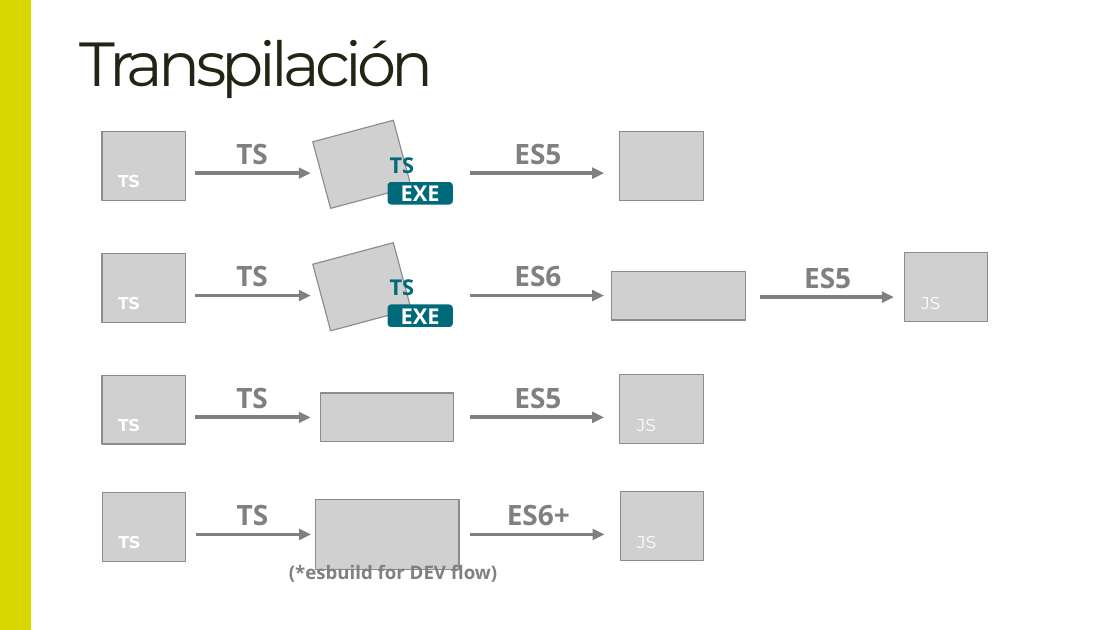
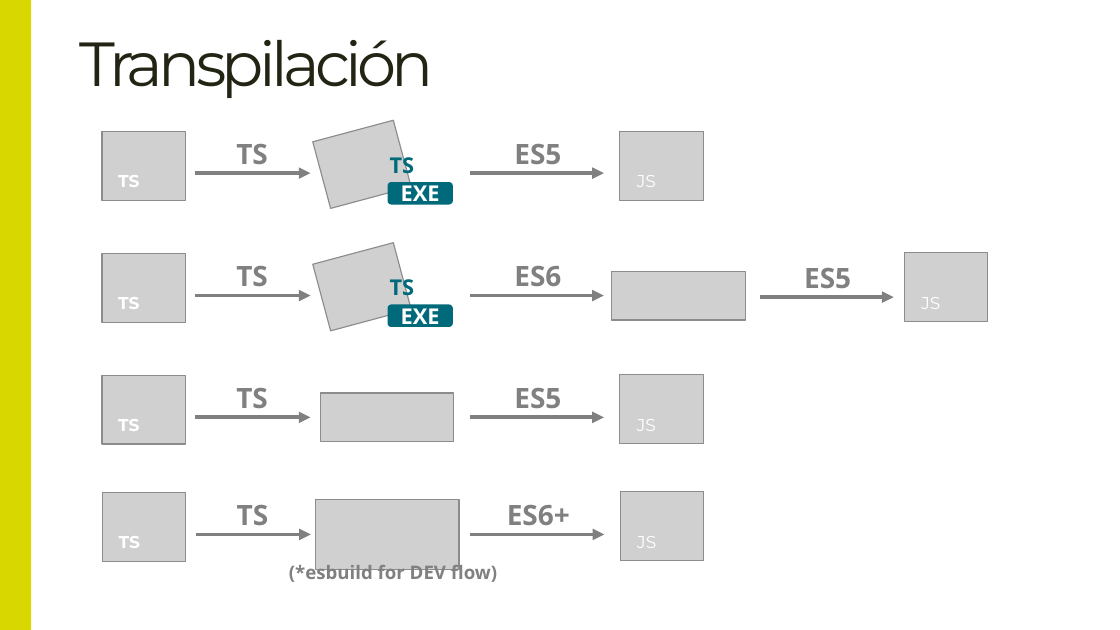
Before and after one commit to Lemoncode/master-frontend-lemoncode, a slide deck: slide 4 of 02-languages/01-teoria/02 Introducción a Typescript.pptx. Drawn at 1120x630 pixels with LibreOffice and Linux fonts; fonts in the diff are those of the drawing; grey boxes stand for pictures. Boxes give left, top, right and bottom in pixels: in the first picture for what was removed or moved away, otherwise in the second. Text is boxed around its words. In the diff, an @@ line names an element or a change of style, - is before the commit and + after.

```diff
--- a/02-languages/01-teoria/02 Introducción a Typescript.pptx
+++ b/02-languages/01-teoria/02 Introducción a Typescript.pptx
@@ text added at [637,185,656,207], 11 pt, text #FFFFFF @@
+JS
```
Also in this commit, not shown: 2 other files.
